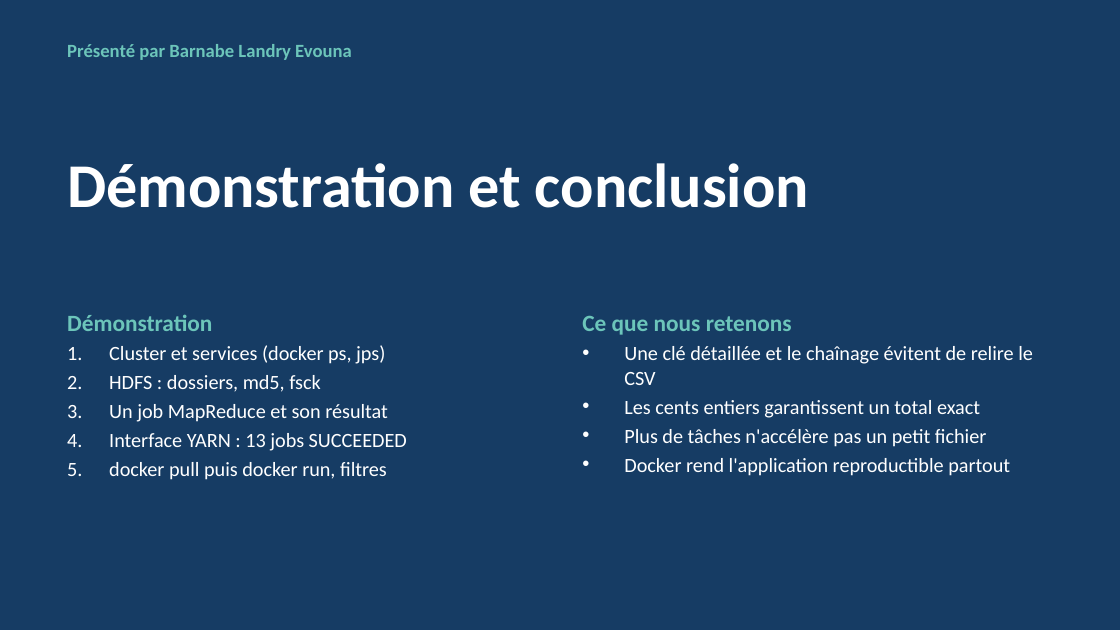
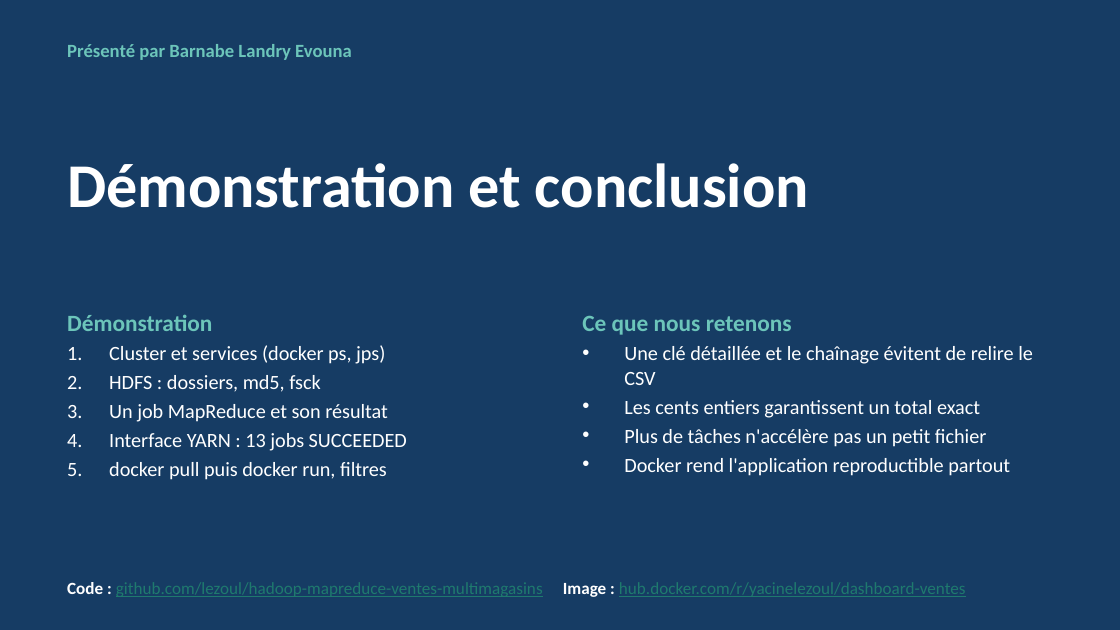
Before and after one commit to lezoul/hadoop-mapreduce-ventes-multimagasins, a slide deck: slide 12 of presentation.pptx. Drawn at 1120x630 pixels with LibreOffice and Linux fonts; fonts in the diff are those of the drawing. Boxes give left, top, right and bottom in pixels: in the first picture for what was removed or moved away, otherwise in the second. Text is boxed around its words. In the diff, an @@ line names an element or a change of style, - is before the commit and + after.

Commit message:
Liens cliquables et capture Docker Hub

```diff
--- a/presentation.pptx
+++ b/presentation.pptx
@@ text added at [67,582,966,597], 11 pt, text #1F7A6E, underline @@
+Code : github.com/lezoul/hadoop-mapreduce-ventes-multimagasins Image : hub.docker.com/r/yacinelezoul/dashboard-ventes
```
Also in this commit, not shown: 2 other slides changed, 3 other files.
